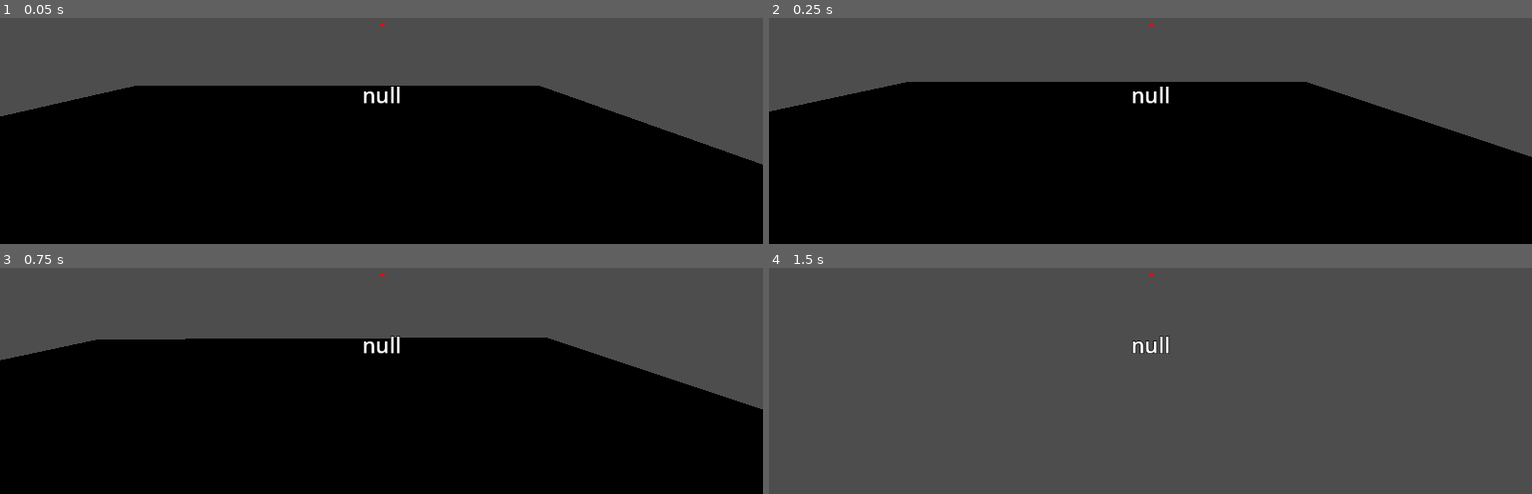
Above: before the commit, frames 1-4 (two rows, left to right).
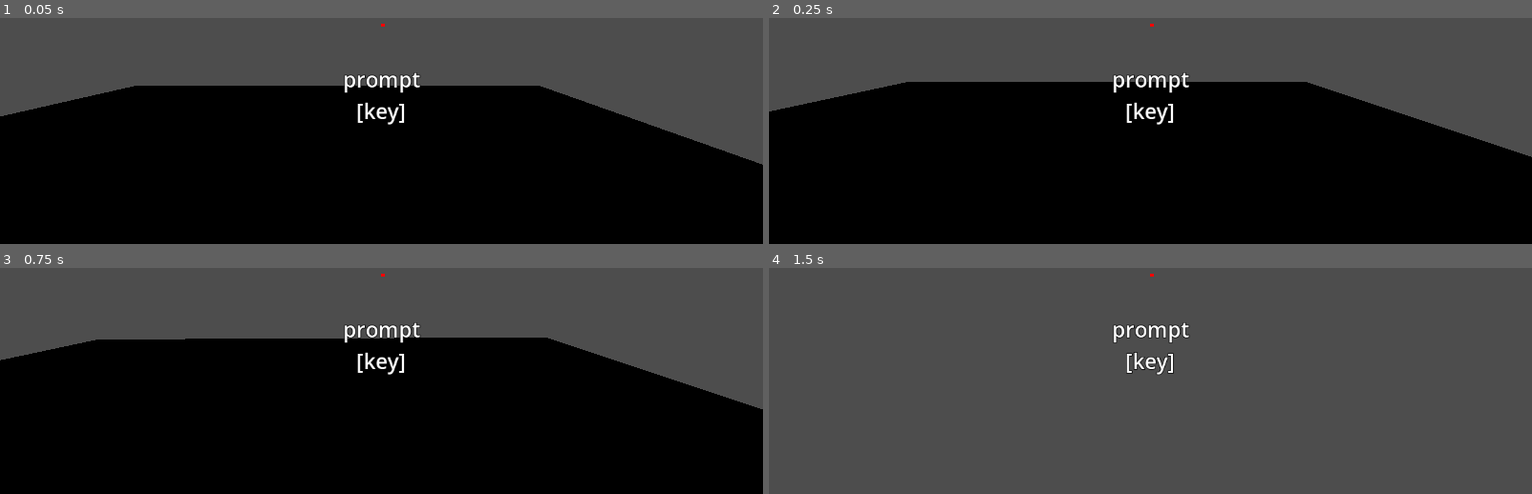
Above: after the commit, the same moments.

Repository: Twist-ttt/godot-interaction
Game: Godot game, scene res://Scenes/Game Scenes/Level/level_test.tscn
The game is run twice, just before and just after one commit, with the same random seed, the same clock (stepped at 60 frames per second) and the same inputs. Before the commit the project starts from res://level/level_test.tscn.
Inputs (mouse positions are in pixels of both pictures, inside the frame that each line leads up to):
- Up to frame 1 (0.05 s): no input
- Up to frame 2 (0.25 s): no input
- Up to frame 3 (0.75 s): tap Enter at 0.5 s; move the mouse to (419, 279) at 0.52 s; hold W (move_forward) from 0.53 s (still down); hold E (interact) from 0.53 s (still down)
- Up to frame 4 (1.5 s): keep holding W (move_forward); tap Space (move_jump) at 0.77 s; move the mouse to (1112, 281) at 1.27 s; release E (interact) at 1.28 s; tap E (interact) at 1.35 s

The runs differ from the first frame. In frame 1, 0.8% of the frame differs, in the area x 45-56%, y 24-48%; in frame 2, 0.8%; in frame 3, 0.8%; in frame 4, 0.8%.
Error after the commit: Parse Error: Could not find type "InteractAble" in the current scope. (res://Scenes/Tools/Interact)

Commit message:
更新目录
优化了文件管理

Diff:
--- a/objects/npc_test.tscn
+++ b/Scenes/Game Scenes/Entities/NPC Test/npc_test.tscn
@@ -1,6 +1,4 @@
 [gd_scene load_steps=6 format=3 uid="uid://bctk3s1t347or"]
-
-[ext_resource type="Script" uid="uid://c3577huhtkjav" path="res://classes/InteractAble.gd" id="1_a10xp"]
 
 [sub_resource type="BoxShape3D" id="BoxShape3D_fbwhf"]
 size = Vector3(0.7, 2, 0.8)
@@ -18,6 +16,13 @@
 
 [sub_resource type="BoxMesh" id="BoxMesh_yyplb"]
 size = Vector3(0.7, 2, 0.8)
+
+[sub_resource type="GDScript" id="GDScript_g8xtt"]
+script/source = "extends Node
+class_name InteractAble
+
+@export var prompt_message = \"Interact\"
+"
 
 [node name="NPC_test" type="CharacterBody3D" groups=["Operable Object"]]
 collision_layer = 4
@@ -43,5 +48,5 @@
 transform = Transform3D(-4.07061e-08, 0.364389, -0.931247, 1.5928e-08, 0.931247, 0.364389, 1, 0, -4.37114e-08, -2.87269, 2.71035, 0.00175786)
 
 [node name="InteractAble" type="Node" parent="."]
-script = ExtResource("1_a10xp")
+script = SubResource("GDScript_g8xtt")
 metadata/_custom_type_script = "uid://c3577huhtkjav"
--- a/objects/player_test.tscn
+++ b/Scenes/Game Scenes/Entities/Player Test/player_test.tscn
@@ -1,8 +1,8 @@
 [gd_scene load_steps=7 format=3 uid="uid://bh27fq5ex8lc7"]
 
-[ext_resource type="Script" uid="uid://8eyilq4lned1" path="res://scripts/player_test.gd" id="1_3tgmv"]
-[ext_resource type="PackedScene" uid="uid://l4mmycy7qjm5" path="res://tscn/InteractRay.tscn" id="2_avobc"]
-[ext_resource type="PackedScene" uid="uid://dt70r74ob0d36" path="res://tscn/ui_test.tscn" id="3_iuxqa"]
+[ext_resource type="Script" uid="uid://8eyilq4lned1" path="res://Scenes/Game Scenes/Entities/Player Test/player_test.gd" id="1_3tgmv"]
+[ext_resource type="PackedScene" uid="uid://l4mmycy7qjm5" path="res://Scenes/Tools/Interact Ray/InteractRay.tscn" id="2_avobc"]
+[ext_resource type="PackedScene" uid="uid://dt70r74ob0d36" path="res://Assets/Fonts/ui_test.tscn" id="3_iuxqa"]
 
 [sub_resource type="BoxShape3D" id="BoxShape3D_ow6kc"]
 size = Vector3(0.7, 2, 0.8)
--- a/level/level_test.tscn
+++ b/Scenes/Game Scenes/Level/level_test.tscn
@@ -1,13 +1,13 @@
 [gd_scene load_steps=4 format=3 uid="uid://qkkfqdw758fq"]
 
-[ext_resource type="MeshLibrary" uid="uid://djmkikicn1jbw" path="res://tres/floor_test.tres" id="1_qr3a6"]
-[ext_resource type="PackedScene" uid="uid://bh27fq5ex8lc7" path="res://objects/player_test.tscn" id="2_bvlf0"]
-[ext_resource type="PackedScene" uid="uid://bctk3s1t347or" path="res://objects/npc_test.tscn" id="3_irn66"]
+[ext_resource type="MeshLibrary" uid="uid://djmkikicn1jbw" path="res://Art/mesh/floor_test.tres" id="1_qcg60"]
+[ext_resource type="PackedScene" uid="uid://bh27fq5ex8lc7" path="res://Scenes/Game Scenes/Entities/Player Test/player_test.tscn" id="2_33a43"]
+[ext_resource type="PackedScene" uid="uid://bctk3s1t347or" path="res://Scenes/Game Scenes/Entities/NPC Test/npc_test.tscn" id="3_whtie"]
 
 [node name="level_test" type="Node3D"]
 
 [node name="GridMap" type="GridMap" parent="."]
-mesh_library = ExtResource("1_qr3a6")
+mesh_library = ExtResource("1_qcg60")
 cell_size = Vector3(1, 0.1, 1)
 collision_mask = 0
 data = {
@@ -15,11 +15,11 @@
 }
 metadata/_editor_floor_ = Vector3(0, -3, 0)
 
-[node name="Player_test" parent="." instance=ExtResource("2_bvlf0")]
+[node name="Player_test" parent="." instance=ExtResource("2_33a43")]
 transform = Transform3D(0.0188485, 0, -0.999822, 0, 1, 0, 0.999822, 0, 0.0188485, 0, 0, 0)
 
 [node name="OmniLight3D" type="OmniLight3D" parent="."]
 transform = Transform3D(1, 0, 0, 0, 1, 0, 0, 0, 1, 0, 7.97397, 0)
 
-[node name="NPC_test" parent="." instance=ExtResource("3_irn66")]
+[node name="NPC_test" parent="." instance=ExtResource("3_whtie")]
 transform = Transform3D(1, 0, 0, 0, 1, 0, 0, 0, 1, 3.98016, 0, 0)
--- a/tscn/InteractRay.tscn
+++ b/Scenes/Tools/Interact Ray/InteractRay.tscn
@@ -1,11 +1,11 @@
 [gd_scene load_steps=2 format=3 uid="uid://l4mmycy7qjm5"]
 
-[ext_resource type="Script" uid="uid://cuvgnokrra4q0" path="res://scripts/interactRay.gd" id="1_vlmgq"]
+[ext_resource type="Script" uid="uid://cuvgnokrra4q0" path="res://Scenes/Tools/Interact Ray/interactRay.gd" id="1_hl01c"]
 
 [node name="InteractRay" type="RayCast3D"]
 target_position = Vector3(0, 0, -20)
 collision_mask = 4
-script = ExtResource("1_vlmgq")
+script = ExtResource("1_hl01c")
 
 [node name="Prompt" type="Label" parent="."]
 anchors_preset = 14
--- a/TimerManager.gd
+++ /dev/null
@@ -1 +0,0 @@
-extends Node
--- a/classes/InteractAble.gd
+++ /dev/null
@@ -1,4 +0,0 @@
-extends Node
-class_name InteractAble
-
-@export var prompt_message = "Interact"
--- a/classes/StateMachine.gd
+++ /dev/null
@@ -1,42 +0,0 @@
-# 状态机管理器，需挂载在需要进行状态管理对象的父节点(owner)下
-# 依赖owner实现 transition_state、get_next_state 和 tick_physics 方法
-class_name StateMachine
-extends Node
-
-# 记录当前状态持续时间（秒）
-var state_time: float = 0.0
-
-# 当前状态标识（枚举类型）
-# 使用setter(也就是set())监听状态变化，默认-1表示未初始化状态
-var current_state: int = -1:
-	set(v):#当current_state的值将要变化时，v=新值，此时current_state还未更新
-		# 状态变化时通知owner
-		# transition_state处理状态切换时的清理和初始化工作
-		owner.transtion_state(current_state, v)
-		# 更新当前状态，这里赋值不会重新执行set()
-		current_state = v
-		state_time = 0
-
-# 初始化函数
-func _ready() -> void:
-	#godot优先处理子节点的ready函数，
-	#最后再执行owner（父节点）的ready函数，
-	#因此需要先等owner的ready函数执行完
-	await owner.ready
-
-	# 初始化初始状态
-	current_state = 0
-
-func _physics_process(delta: float) -> void:
-	while true:
-		var next := owner.get_next_state(current_state) as int
-
-		#状态稳定时，退出循环
-		if current_state == next:
-			break
-
-		current_state = next
-
-	# 执行当前状态的物理逻辑处理
-	owner.tick_physics(current_state, delta)
-	state_time = state_time +delta
--- a/project.godot
+++ b/project.godot
@@ -14,6 +14,16 @@
 run/main_scene="uid://qkkfqdw758fq"
 config/features=PackedStringArray("4.4", "GL Compatibility")
 config/icon="res://icon.svg"
+
+[file_customization]
+
+folder_colors={
+"res://Art/": "red",
+"res://Assets/": "orange",
+"res://Common/": "blue",
+"res://Config/": "yellow",
+"res://Scenes/": "green"
+}
 
 [global_group]
 
Renamed: mesh/M_floor_test.tscn -> Art/mesh/M_floor_test.tscn
Not shown: 2 places in Art/mesh/floor_test.tres that only renumber resources
Renamed: tscn/ui_test.tscn -> Assets/Fonts/ui_test.tscn
Not shown, added: Config/说明.txt
Renamed: scripts/player_test.gd -> Scenes/Game Scenes/Entities/Player Test/player_test.gd
Renamed: scripts/player_test.gd.uid -> Scenes/Game Scenes/Entities/Player Test/player_test.gd.uid
Renamed: scripts/interactRay.gd -> Scenes/Tools/Interact Ray/interactRay.gd
Renamed: scripts/interactRay.gd.uid -> Scenes/Tools/Interact Ray/interactRay.gd.uid
Not shown, removed: TimerManager.gd.uid
Not shown, removed: classes/InteractAble.gd.uid
Not shown, removed: classes/StateMachine.gd.uid
Not shown, removed: objects/player_test.tscn1996060195.tmp
(and 1 more such lines)
